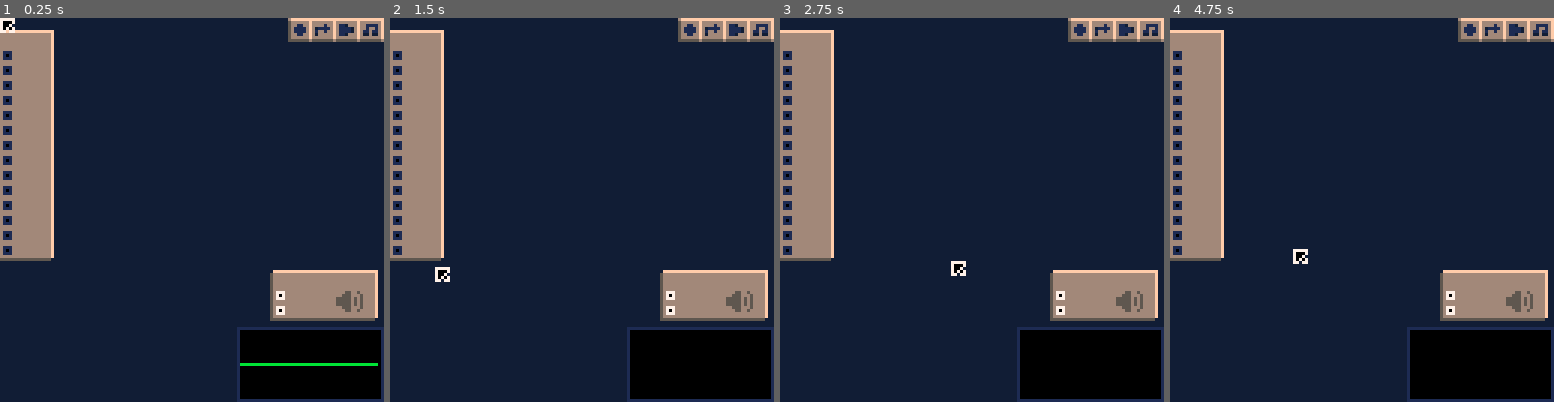
Above: before the commit, frames 1-4 (left to right).
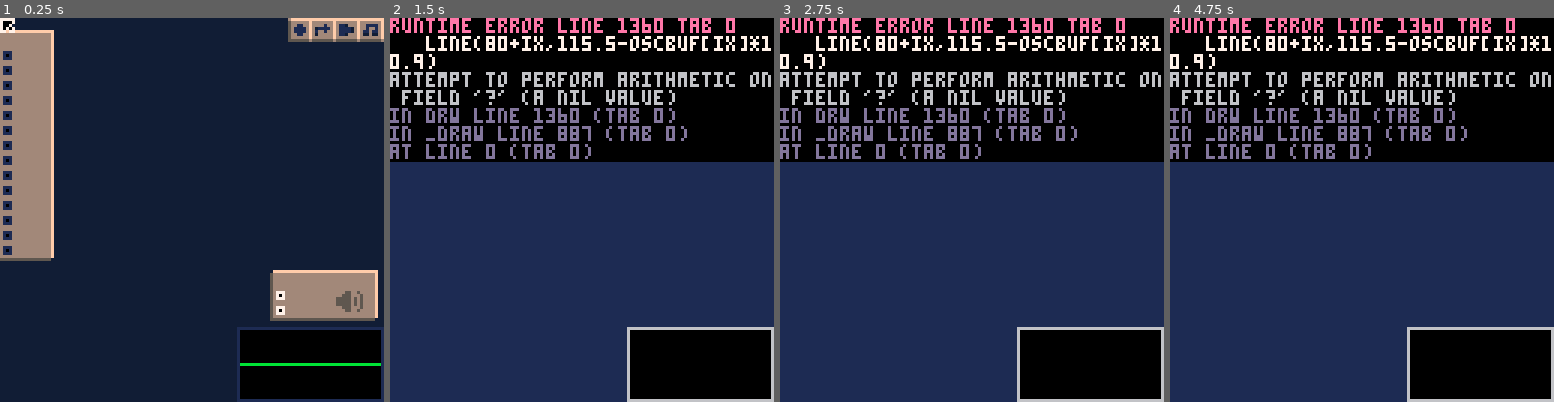
Above: after the commit, the same moments.

Repository: waporwave2/WWModular
Game: PICO-8 cartridge wwmodular.p8
Same seed, same stepped clock (60 frames per second), same inputs: the game is played once before the commit and once after it.
Inputs (mouse positions are in pixels of both pictures, inside the frame that each line leads up to):
- Up to frame 1 (0.25 s): no input
- Up to frame 2 (1.5 s): tap X (X key) at 0.33, 1.07 s; click (670, 121) at 0.67 s; tap O (Z key) at 0.7 s; click (436, 267) at 1.22 s
- Up to frame 3 (2.75 s): hold Right 1.6-2.1 s; tap O (Z key) at 1.7, 2.1, 2.5 s; click (887, 114) at 1.77 s; tap X (X key) at 1.85 s; hold Up 2.15-2.42 s; click (952, 259) at 2.32 s; hold Right from 2.47 s (still down)
- Up to frame 4 (4.75 s): click (1404, 106) at 2.87 s; tap O (Z key) every 0.4 s from 2.9 to 4.5 s; tap X (X key) at 2.97, 4.08 s; release Right at 3.03 s; hold Left 3.08-3.58 s; click (1465, 256) at 3.42 s; hold Down 3.63-3.97 s; click (1231, 102) at 3.97 s; hold Right 4.02-4.68 s; click (1292, 248) at 4.52 s; hold Up from 4.73 s (still down)

The runs differ from the first frame. In frame 1, less than 0.1% of the frame differs, in the area x 98-100%, y 89-91%; in frame 2, 93%, in the area x 0-100%, y 0-100%; in frame 3, 93%; in frame 4, 93%.
Error after the commit: runtime error line 1360 tab 0; line(80+ix,115.5-oscbuf[ix]*10.9); attempt to perform arithmetic on field '?' (a nil value)

Commit message:
simplify oscbuf
(and fix off-by-one)

Diff:
--- a/src/main.lua
+++ b/src/main.lua
@@ -142,11 +142,11 @@
 				mod:step() --as fast as mod.step()
 			end
 
-			local speaker_byte=mem[speaker_inp]/0x.0002*0x.0002 --mid(mem[speaker_inp],-1,0x.ffff)
+			local speaker_level=mem[speaker_inp]/0x.0002*0x.0002 --mid(mem[speaker_inp],-1,0x.ffff)
 			-- faster than one giant poke-unpack. barely faster than a complicated poke4 too
-			poke(addr,speaker_byte*127.5+127.5)
+			poke(addr,speaker_level*127.5+127.5)
 			if hqmode and addr&1==0 then
-				oscbuf[(addr>>1)&0xff]=speaker_byte
+				oscbuf[(addr>>1)&0xff]=speaker_level
 			end
 		end
 	else
@@ -157,11 +157,11 @@
 				mod:step() --as fast as mod.step()
 			end
 
-			local speaker_byte=mem[speaker_inp]/0x.0002*0x.0002 --mid(mem[speaker_inp],-1,0x.ffff)
+			local speaker_level=mem[speaker_inp]/0x.0002*0x.0002 --mid(mem[speaker_inp],-1,0x.ffff)
 			-- faster than one giant poke-unpack. barely faster than a complicated poke4 too
-			poke(addr,speaker_byte*127.5+127.5)
+			poke(addr,speaker_level*127.5+127.5)
 			if hqmode and addr&1==0 then
-				oscbuf[(addr>>1)&0xff]=speaker_byte
+				oscbuf[(addr>>1)&0xff]=speaker_level
 			end
 		end
 	end
--- a/src/patchmode.lua
+++ b/src/patchmode.lua
@@ -133,10 +133,9 @@
 		rect(79,103,127,127,6)
 
 		line(11)
-		for ix,val in inext,oscbuf do
-			val=(val+1)%2.01 - 1
-			local y=115-val*10.9
-			line(79+ix,y<0 and ceil(y) or y)
+		for ix=0,#oscbuf do
+			-- oscbuf ranges -1 to 1
+			line(80+ix,115.5-oscbuf[ix]*10.9)
 		end
 	end
 	local cpustr=tostr(cpuusage\.001/1000)
